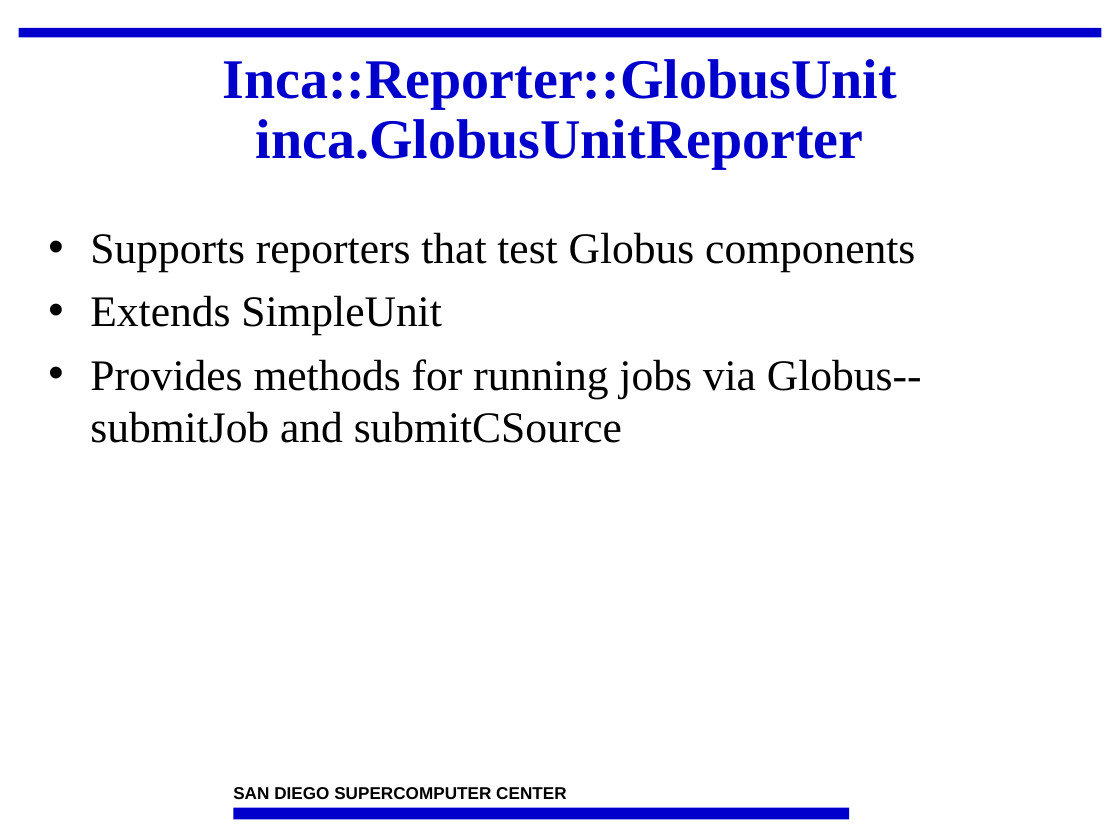
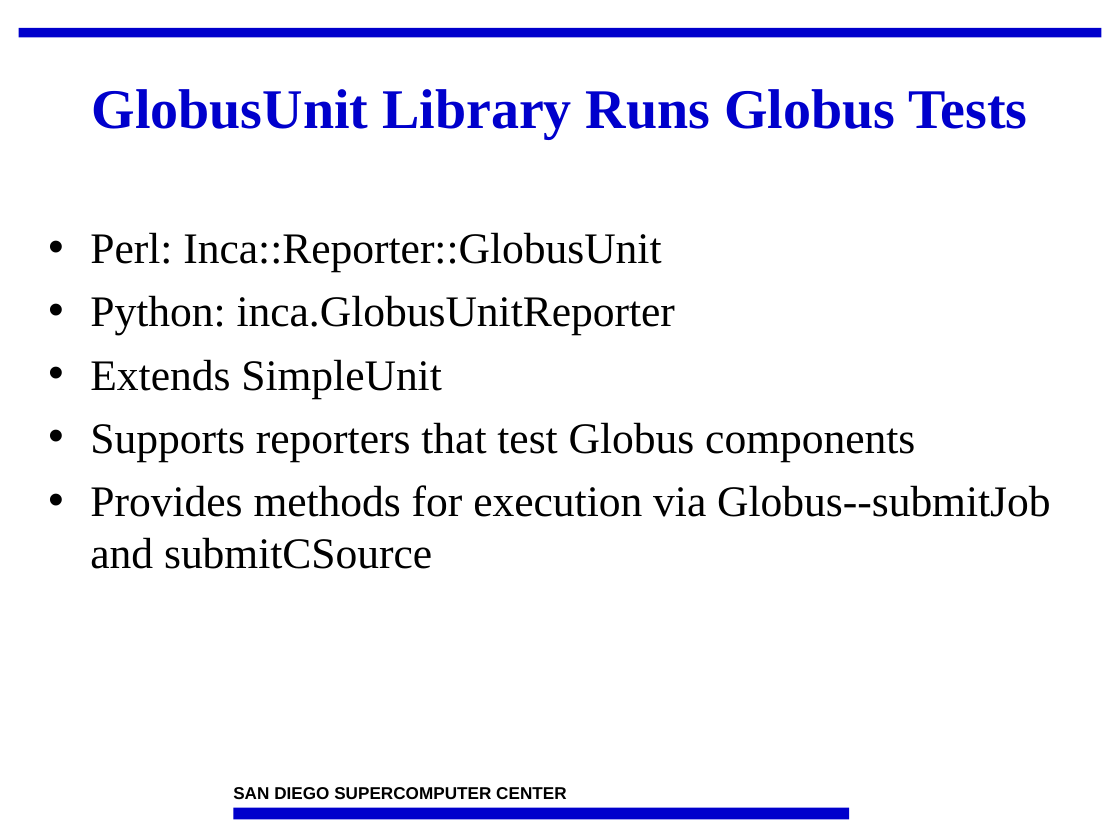
Before and after one commit to IncaProject/inca-xsede, a slide deck: slide 22 of talks/2008workshop/incaReporters.ppt. Drawn at 1120x840 pixels with LibreOffice and Linux fonts; fonts in the diff are those of the drawing; background and template pictures are left out. Boxes give left, top, right and bottom in pixels: in the first picture for what was removed or moved away, otherwise in the second. Text is boxed around its words. In the diff, an @@ line names an element or a change of style, - is before the commit and + after.

```diff
--- a/talks/2008workshop/incaReporters.ppt
+++ b/talks/2008workshop/incaReporters.ppt
@@ title at box(92, 89, 1028, 139): text changed @@
-Inca::Reporter::GlobusUnit
-inca.GlobusUnitReporter
+GlobusUnit Library Runs Globus Tests
@@ text at box(90, 232, 675, 398): paragraphs added @@
+• Perl: Inca::Reporter::GlobusUnit
+• Python: inca.GlobusUnitReporter
+• Extends SimpleUnit
@@ text at box(90, 485, 1050, 569): text changed @@
-• Extends SimpleUnit
-• Provides methods for running jobs via Globus--submitJob and submitCSource
+• Provides methods for execution via Globus--submitJob and submitCSource
```
Also in this commit, not shown: 13 other slides changed, 1 slide added.
